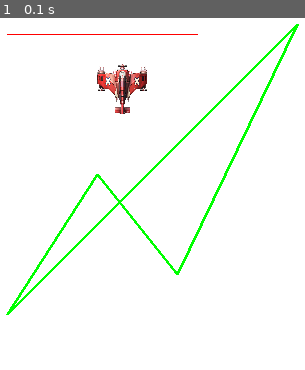
Above: before the commit, frame 1.
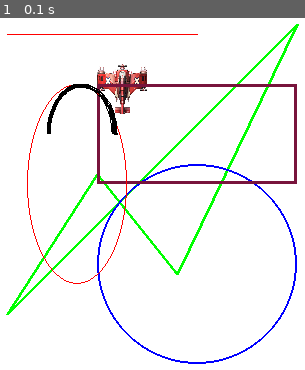
Above: after the commit, the same moment.

Repository: fangbo13/Pygame-game_develop
Game: pygame game, started from Plane_Vs_alien/Display_Graphics.py
The game is run twice, just before and just after one commit, with the same random seed, the same clock (stepped at 60 frames per second) and the same inputs.
Inputs:
- Up to frame 1 (0.1 s): no input

The runs differ from the first frame. In frame 1, 3.6% of the frame differs, in the area x 8-98%, y 18-99%.

Commit message:
draw line

Diff:
--- a/Plane_Vs_alien/Display_Graphics.py
+++ b/Plane_Vs_alien/Display_Graphics.py
@@ -28,7 +28,22 @@
 
 pygame.display.update()
 
+#3.画圆
+#circle(位置,颜色，圆心坐标，半径，线宽=0为 默认填充)
+pygame.draw.circle(window,(0,0,255),(200,250),100,2)
 
+#4.画矩形
+#rect(位置，颜色，矩形范围，线宽=0)
+pygame.draw.rect(window,(120,20,60),(100,70,200,100),3)
+
+#5.画椭圆
+#Ellipsis(位置，颜色， 圆形范围，线宽=0)
+pygame.draw.ellipse(window,(255,0,0),(30,70,100,200),1)
+
+#6.画弧线
+#arc(位置，颜色，矩形范围，起始弧度，终止的弧度，线宽=1)
+
+pygame.draw.arc(window,(0,0,0),(50,70,70,100),0,3.1415926,4)
 
 
 pygame.display.update()
